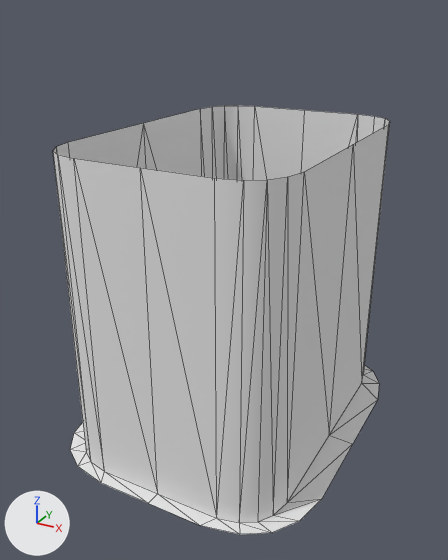
A saved change to the Blender file Models/HabTechProps/htProps_HatchDoor.blend.
Both versions are drawn from a 50 mm lens placed at (0.883, -1.707, 0.351), pointed at (-0.018, -0.069, -0.468). The axes (+X, +Y, +Z) are drawn at lower left. The lights are the same throughout. Mesh edges are drawn as thin lines.

Objects in the first picture: 'flange', 'tube'.
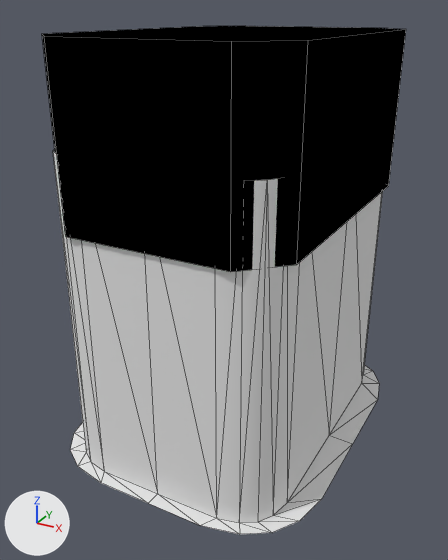
Commit message: adding cutout to htPropsHatchDoor

What changed in the scene script:
```text
Add ng_color4:
    ng_color4 = bpy.data.node_groups.new('Color4', 'ShaderNodeTree')
    _s = ng_color4.interface.new_socket(name='Color', in_out='OUTPUT', socket_type='NodeSocketColor')
    _s = ng_color4.interface.new_socket(name='Alpha', in_out='OUTPUT', socket_type='NodeSocketFloat')
    _s = ng_color4.interface.new_socket(name='Color', in_out='INPUT', socket_type='NodeSocketColor')
    _s = ng_color4.interface.new_socket(name='Alpha', in_out='INPUT', socket_type='NodeSocketFloat')
    _s.min_value = 1.0
    _N = ng_color4.nodes; _L = ng_color4.links
    n0 = _N.new('NodeGroupInput'); n0.name = 'Group Input'
    n1 = _N.new('NodeGroupOutput'); n1.name = 'Group Output'
    _L.new(n0.outputs[1], n1.inputs[1])  # 'Alpha' to 'Alpha'
    _L.new(n0.outputs[0], n1.inputs[0])  # 'Color' to 'Color'
Add ng_standardshader:
    ng_standardshader = bpy.data.node_groups.new('StandardShader', 'ShaderNodeTree')
    # nodes: BsdfPrincipled, Math, NormalMap
Add ng_maincolor:
    ng_maincolor = bpy.data.node_groups.new('MainColor', 'ShaderNodeTree')
    # nodes: Math, Mix
Add mat_material_001:
    mat_material_001 = bpy.data.materials.new('Material.001')
    # nodes: Group, OutputMaterial, Value, VertexColor
    # colours: white #ffffff, grey #bcbcbc, black #000000, blue #bcbcff
Add me_circle:
    me_circle.from_pydata(...)  # 16 vertices, 10 faces; spans x -0.37..0.37, y -0.526..0.526, z -0.215..0.288
    me_circle.materials.append(mat_material_001)
Add ob_cutout:
    ob_cutout = bpy.data.objects.new('cutout', me_circle)
    ob_cutout.parent = ob_freeiva_htprops_hatchdoor
    ob_cutout.location = (0.0, 0.0, 0.0)
```

Boxes (x1, y1, x2, y2) around the edits, measured in the pictures (448 x 560 px):
'cutout', added: after (42, 26, 406, 272)
